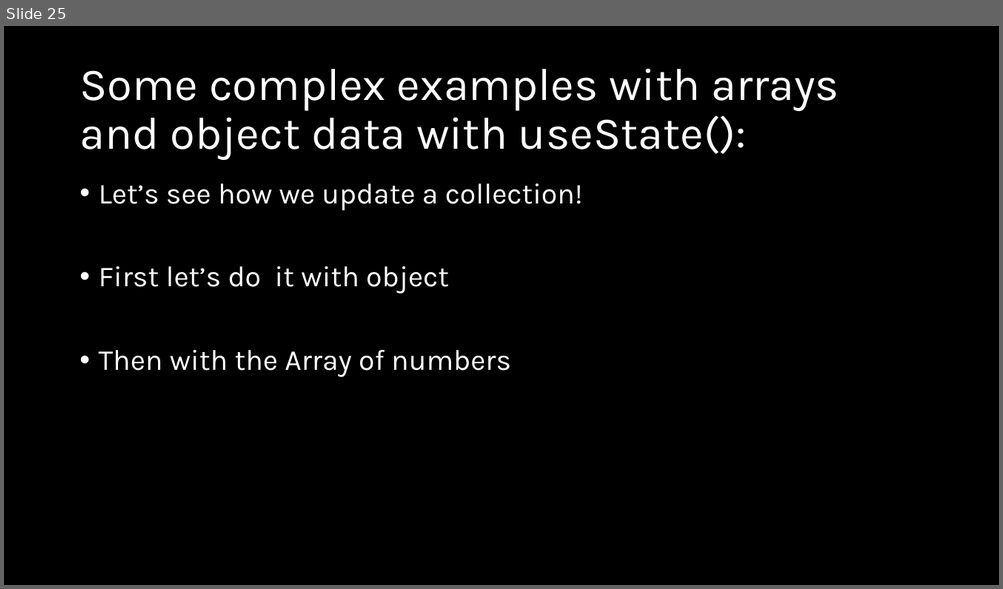
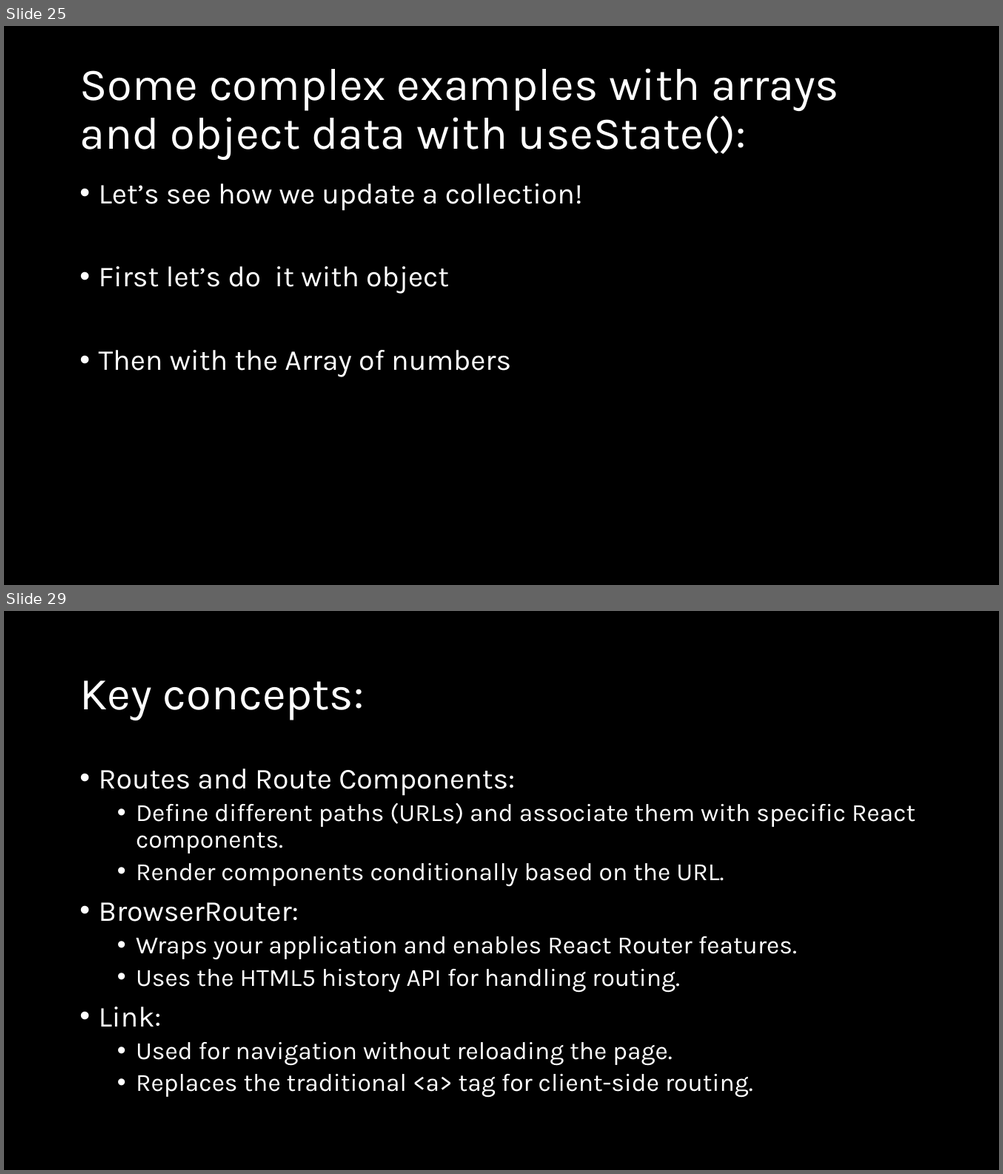
Before and after one commit to natiquekeyin/fall2024, a slide deck: JavaScript/Week10/Week10.pptx. Shown one above the other, each under a label of ours: slide 25 before the commit, slides 25 and 29 after it; the slides between them are not shown. The pictures are 1003x589 and 1003x1174 pixels, drawn with LibreOffice and Linux fonts; fonts in the diff are those of the drawing. Boxes give left, top, right and bottom in pixels: in the first picture for what was removed or moved away, otherwise in the second. Text is boxed around its words. In the diff, an @@ line names an element or a change of style, - is before the commit and + after.

```diff
--- a/JavaScript/Week10/Week10.pptx
+++ b/JavaScript/Week10/Week10.pptx
@@ slide 29 added at [4, 611, 999, 1170], background #000000 @@
@@ title added at [79, 681, 364, 721], 44 pt, text #FFFFFF @@
+Key concepts:
@@ text added at [99, 769, 915, 1098], 24 pt, text #FFFFFF @@
+• Routes and Route Components:
+  • Define different paths (URLs) and associate them with specific React components.
+  • Render components conditionally based on the URL.
+• BrowserRouter:
+  • Wraps your application and enables React Router features.
+  • Uses the HTML5 history API for handling routing.
+• Link:
+  • Used for navigation without reloading the page.
+  • Replaces the traditional <a> tag for client-side routing.
```
Also in this commit, not shown: 9 other slides added, 4 other files.
